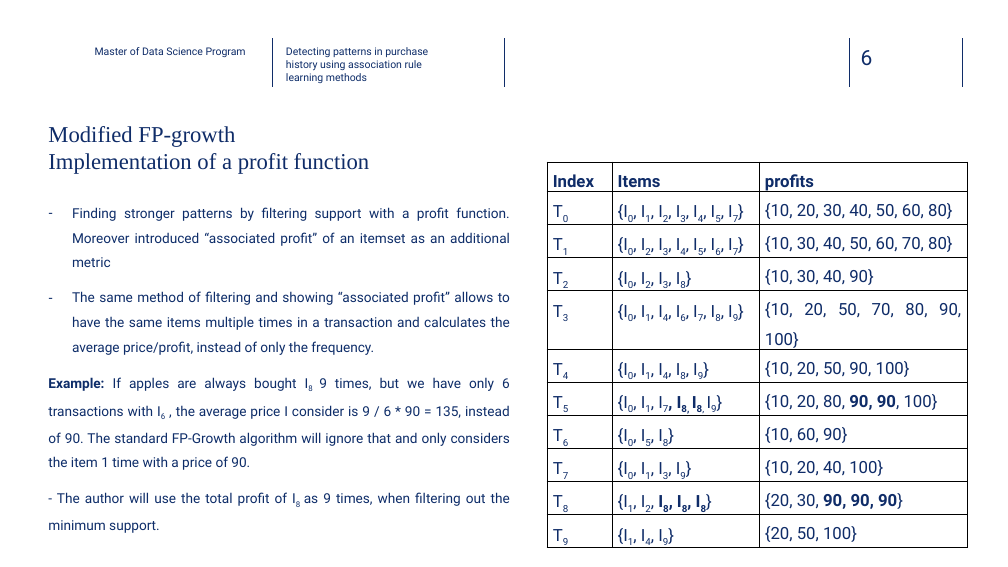
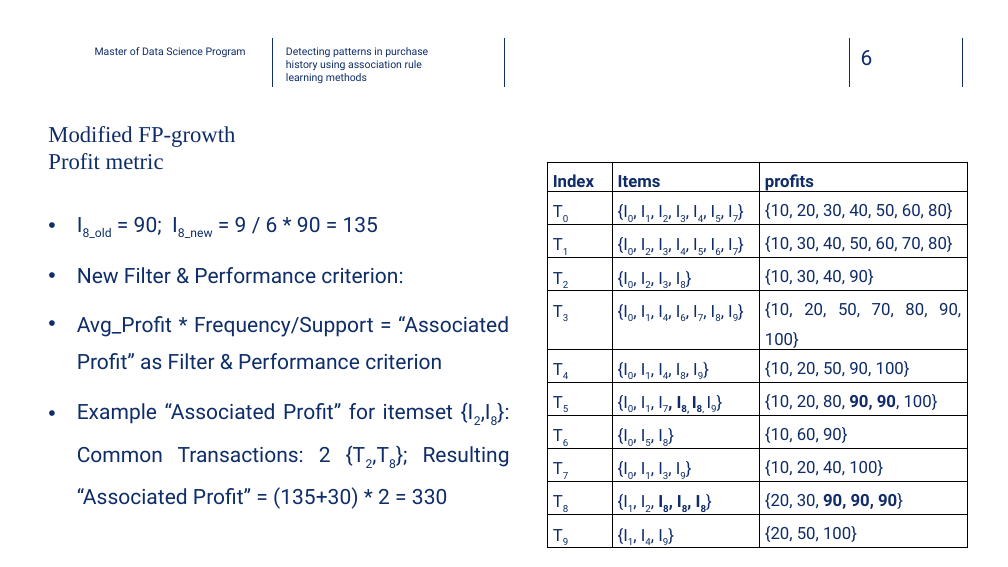
Before and after one commit to dawei7/Detecting-patterns-in-purchase-history-using-association-rule-learning-methods, a slide deck: slide 6 of MasterThesis/Presentation_Detecting-patterns-in-purchase-history-using-association-rule-learning-methods_latest.pptx. Drawn at 1008x567 pixels with LibreOffice and Linux fonts; fonts in the diff are those of the drawing; background and template pictures are left out. Boxes give left, top, right and bottom in pixels: in the first picture for what was removed or moved away, otherwise in the second. Text is boxed around its words. In the diff, an @@ line names an element or a change of style, - is before the commit and + after.

```diff
--- a/MasterThesis/Presentation_Detecting-patterns-in-purchase-history-using-association-rule-learning-methods_latest.pptx
+++ b/MasterThesis/Presentation_Detecting-patterns-in-purchase-history-using-association-rule-learning-methods_latest.pptx
@@ title at (x1=48, y1=126, x2=235, y2=170): text changed @@
-Modified FP-growth
-Implementation of a profit function
+Modified FP-growth
+Profit metric
@@ text at (x1=77, y1=217, x2=510, y2=509): text changed; size 13 to 20 pt @@
-– Finding stronger patterns by filtering support with a profit function. Moreover introduced “associated profit” of an itemset as an additional metric
-– The same method of filtering and showing “associated profit” allows to have the same items multiple times in a transaction and calculates the average price/profit, instead of only the frequency.
-Example: If apples are always bought I8 9 times, but we have only 6 transactions with I6 , the average price I consider is 9 / 6 * 90 = 135, instead of 90. The standard FP-Growth algorithm will ignore that and only considers the item 1 time with a price of 90.
-- The author will use the total profit of I8 as 9 times, when filtering out the minimum support.
+• I8_old = 90; I8_new = 9 / 6 * 90 = 135
+• New Filter & Performance criterion:
+• Avg_Profit * Frequency/Support = “Associated Profit” as Filter & Performance criterion
+• Example “Associated Profit” for itemset {I2,I8}: Common Transactions: 2 {T2,T8}; Resulting “Associated Profit” = (135+30) * 2 = 330
```
Also in this commit, not shown: 7 other slides changed, 5 slides added, 2 slides removed, 5 other files.
